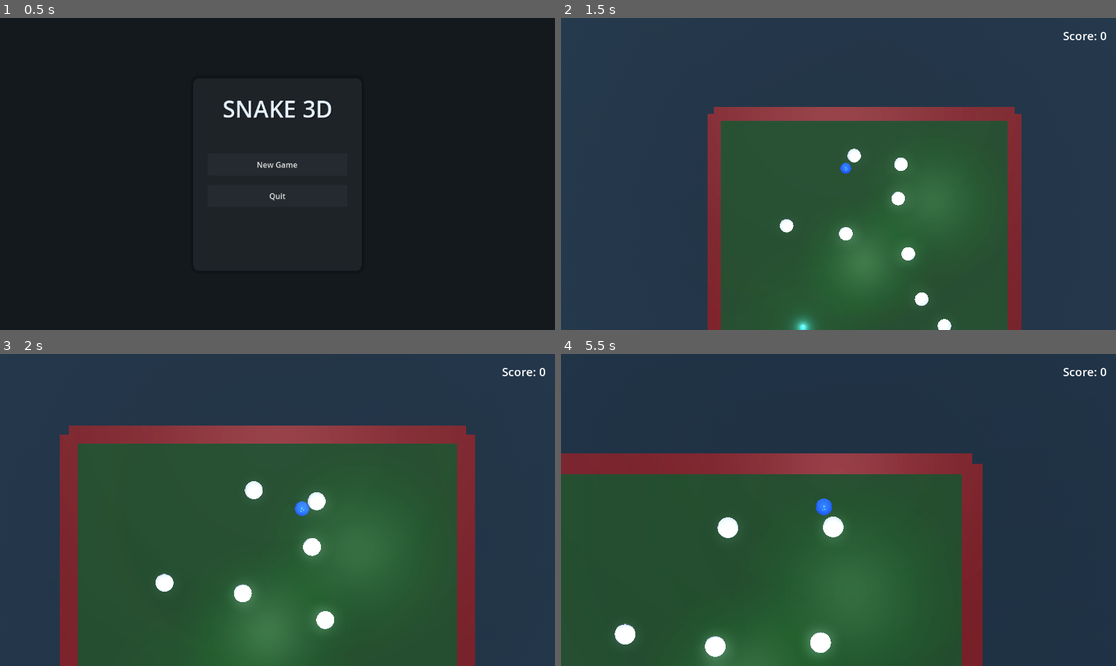
Above: before the commit, frames 1-4 (two rows, left to right).
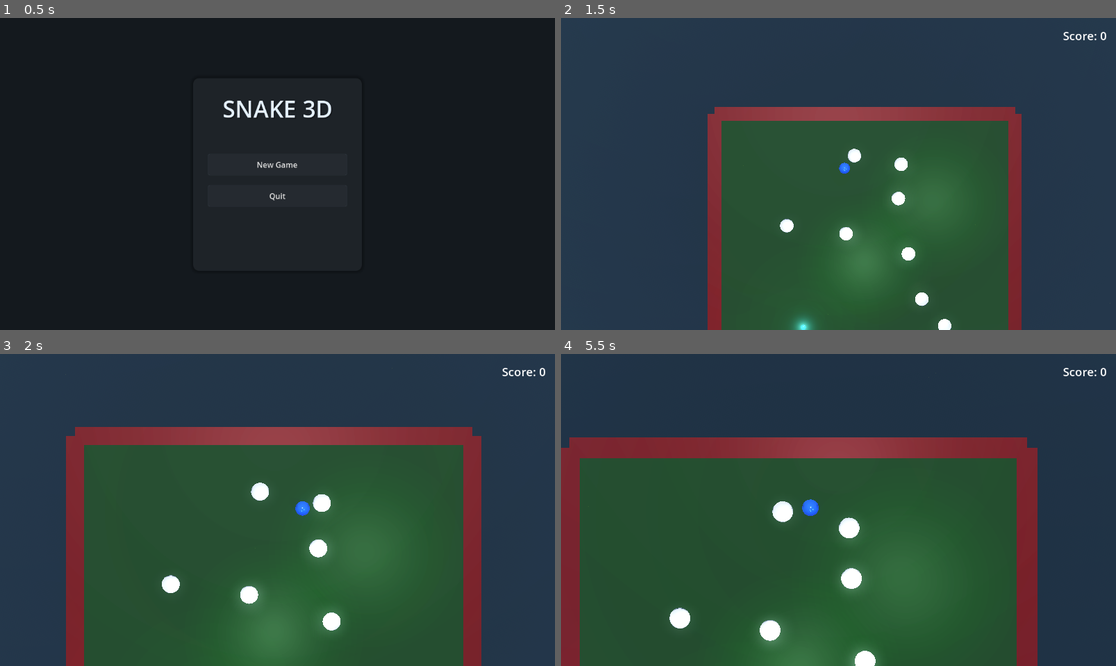
Above: after the commit, the same moments.

Repository: bluehexagons/snakeproject
Game: Godot game, scene res://scenes/main_menu.tscn
Same seed, same stepped clock (60 frames per second), same inputs: the game is played once before the commit and once after it.
Inputs:
- Up to frame 1 (0.5 s): no input
- Up to frame 2 (1.5 s): click "New Game" at 0.5 s; hold D (move_right) from 1.28 s (still down)
- Up to frame 3 (2 s): keep holding D (move_right)
- Up to frame 4 (5.5 s): release D (move_right) at 2.03 s; hold S (move_down) 2.03-2.78 s; hold D (move_right) 2.78-3.53 s; hold W (move_up) 3.53-4.28 s; hold A (move_left) from 4.28 s (still down)

Frame 1 is identical in both runs. In frame 2, 0.2% of the frame differs, in the area x 27-82%, y 28-100%; in frame 3, 4.8%; in frame 4, 22%, in the area x 0-86%, y 26-100%.

Commit message:
(w/AI) Move to impulse-based physics

Diff:
--- a/scripts/physics_constants.gd
+++ b/scripts/physics_constants.gd
@@ -1,22 +1,25 @@
 extends Node
 
-const GRAVITY = 20.0
+const GRAVITY = 20.0  # Remains the same as it's an acceleration
 const GROUND_LEVEL = 0.0
 const BOUNCE_DAMPENING = 0.5
 
-# Common physics constants
-const BASE_DRAG_COEFFICIENT = 0.6
-const MIN_SPEED_THRESHOLD = 0.1
-const MAX_SPEED = 40.0
+# Mass constants (in kg)
+const PLAYER_MASS = 0.5
+const ROCK_MASS = 8.0
+const SEGMENT_MASS = 1.0
 
-# Object-specific constants
-const PLAYER_DRAG = 0.8
-const ROCK_DRAG = 0.2
-const SEGMENT_DRAG = 0.4
+# Drag coefficients (adjusted for mass-based system)
+const BASE_DRAG_COEFFICIENT = 0.3
+const PLAYER_DRAG = 0.4
+const ROCK_DRAG = 0.1
+const SEGMENT_DRAG = 0.2
 
-const PLAYER_MAX_SPEED = 100.0
-const ROCK_MAX_SPEED = 30.0
-const SEGMENT_MAX_SPEED = 40.0
+# Speed limits (now in m/s)
+const PLAYER_MAX_SPEED = 30.0
+const ROCK_MAX_SPEED = 15.0
+const SEGMENT_MAX_SPEED = 20.0
+const MAX_SPEED = 30.0
 
 # Friction constants
 const BASE_STATIC_FRICTION = 0.02
@@ -38,3 +41,9 @@
 # Friction breakaway thresholds
 const STATIC_BREAKAWAY_THRESHOLD = 0.1
 const ROLLING_THRESHOLD = 0.5
+
+# Minimum speed thresholds (calculated based on mass and friction)
+const BASE_MIN_SPEED_THRESHOLD = 0.1
+const PLAYER_MIN_SPEED = BASE_MIN_SPEED_THRESHOLD * sqrt(PLAYER_MASS) * PLAYER_DYNAMIC_FRICTION
+const ROCK_MIN_SPEED = BASE_MIN_SPEED_THRESHOLD * sqrt(ROCK_MASS) * ROCK_DYNAMIC_FRICTION
+const SEGMENT_MIN_SPEED = BASE_MIN_SPEED_THRESHOLD * sqrt(SEGMENT_MASS) * SEGMENT_DYNAMIC_FRICTION
--- a/scripts/physics_object.gd
+++ b/scripts/physics_object.gd
@@ -33,157 +33,200 @@
 var rolling_friction: float = PhysicsConstants.BASE_ROLLING_FRICTION
 var is_static: bool = false
 
+# Add property for minimum speed
+var min_speed_threshold: float = PhysicsConstants.BASE_MIN_SPEED_THRESHOLD
+
+# Physics state
+var accumulated_force: Vector3 = Vector3.ZERO
+var accumulated_impulse: Vector3 = Vector3.ZERO
+
 func _ready():
-    if mesh_instance and current_material:
-        mesh_instance.mesh.surface_set_material(0, current_material)
-        base_emission = current_material.emission
-        current_emission = base_emission
-        current_emission_energy = base_emission_energy
-    physics_pos = global_position
-    visual_pos = global_position
-    if mesh_instance:
-        mesh_instance.global_position = global_position
+	if mesh_instance and current_material:
+		mesh_instance.mesh.surface_set_material(0, current_material)
+		base_emission = current_material.emission
+		current_emission = base_emission
+		current_emission_energy = base_emission_energy
+	physics_pos = global_position
+	visual_pos = global_position
+	if mesh_instance:
+		mesh_instance.global_position = global_position
+
+	# Set appropriate minimum speed threshold based on object type
+	if self is Player:
+		min_speed_threshold = PhysicsConstants.PLAYER_MIN_SPEED
+	elif self is Rock:
+		min_speed_threshold = PhysicsConstants.ROCK_MIN_SPEED
+	elif self is Segment:
+		min_speed_threshold = PhysicsConstants.SEGMENT_MIN_SPEED
+	else:
+		# Calculate default based on mass
+		min_speed_threshold = PhysicsConstants.BASE_MIN_SPEED_THRESHOLD * sqrt(mass) * dynamic_friction
 
 func _physics_process(delta):
-    apply_gravity(delta)
-    apply_drag(delta)
-    limit_speed()
-    physics_pos = global_position
-
-    # Update color
-    if current_material:
-        current_color = current_color.lerp(state_color, delta * color_change_speed)
-        apply_color(current_color, state_emission, state_emission_energy)
+	# Apply accumulated forces
+	if mass > 0:
+		velocity += accumulated_force * (delta / mass)
+
+	# Apply accumulated impulses
+	if mass > 0:
+		velocity += accumulated_impulse / mass
+
+	# Reset accumulators
+	accumulated_force = Vector3.ZERO
+	accumulated_impulse = Vector3.ZERO
+
+	apply_gravity(delta)
+	apply_drag(delta)
+	limit_speed()
+	physics_pos = global_position
+
+	# Update color
+	if current_material:
+		current_color = current_color.lerp(state_color, delta * color_change_speed)
+		apply_color(current_color, state_emission, state_emission_energy)
 
 func _process(_delta):
-    if mesh_instance:
-        var fraction = Engine.get_physics_interpolation_fraction()
-        visual_pos = physics_pos.lerp(global_position, fraction)
-        mesh_instance.global_position = visual_pos
+	if mesh_instance:
+		var fraction = Engine.get_physics_interpolation_fraction()
+		visual_pos = physics_pos.lerp(global_position, fraction)
+		mesh_instance.global_position = visual_pos
 
 func get_save_data() -> Dictionary:
-    return {
-        "position": {
-            "x": global_position.x,
-            "y": global_position.y,
-            "z": global_position.z
-        },
-        "physics_pos": {
-            "x": physics_pos.x,
-            "y": physics_pos.y,
-            "z": physics_pos.z
-        },
-        "visual_pos": {
-            "x": visual_pos.x,
-            "y": visual_pos.y,
-            "z": visual_pos.z
-        },
-        "velocity": {
-            "x": velocity.x,
-            "y": velocity.y,
-            "z": velocity.z
-        }
-    }
+	return {
+		"position": {
+			"x": global_position.x,
+			"y": global_position.y,
+			"z": global_position.z
+		},
+		"physics_pos": {
+			"x": physics_pos.x,
+			"y": physics_pos.y,
+			"z": physics_pos.z
+		},
+		"visual_pos": {
+			"x": visual_pos.x,
+			"y": visual_pos.y,
+			"z": visual_pos.z
+		},
+		"velocity": {
+			"x": velocity.x,
+			"y": velocity.y,
+			"z": velocity.z
+		}
+	}
 
 func restore_from_save_data(data: Dictionary) -> void:
-    if data.has("position"):
-        position = Vector3(
-            float(data.position.x),
-            float(data.position.y),
-            float(data.position.z)
-        )
-    if data.has("physics_pos"):
-        physics_pos = Vector3(
-            float(data.physics_pos.x),
-            float(data.physics_pos.y),
-            float(data.physics_pos.z)
-        )
-    if data.has("visual_pos"):
-        visual_pos = Vector3(
-            float(data.visual_pos.x),
-            float(data.visual_pos.y),
-            float(data.visual_pos.z)
-        )
-    if data.has("velocity"):
-        velocity = Vector3(
-            float(data.velocity.x),
-            float(data.velocity.y),
-            float(data.velocity.z)
-        )
+	if data.has("position"):
+		position = Vector3(
+			float(data.position.x),
+			float(data.position.y),
+			float(data.position.z)
+		)
+	if data.has("physics_pos"):
+		physics_pos = Vector3(
+			float(data.physics_pos.x),
+			float(data.physics_pos.y),
+			float(data.physics_pos.z)
+		)
+	if data.has("visual_pos"):
+		visual_pos = Vector3(
+			float(data.visual_pos.x),
+			float(data.visual_pos.y),
+			float(data.visual_pos.z)
+		)
+	if data.has("velocity"):
+		velocity = Vector3(
+			float(data.velocity.x),
+			float(data.velocity.y),
+			float(data.velocity.z)
+		)
 
 func apply_gravity(delta: float) -> void:
-    if position.y > PhysicsConstants.GROUND_LEVEL:
-        velocity.y -= PhysicsConstants.GRAVITY * delta
-    elif position.y < PhysicsConstants.GROUND_LEVEL:
-        position.y = PhysicsConstants.GROUND_LEVEL
-        if velocity.y < 0:
-            velocity.y = -velocity.y * PhysicsConstants.BOUNCE_DAMPENING
-            if abs(velocity.y) < 0.1:
-                velocity.y = 0
-
-func apply_drag(delta: float) -> void:
-    var speed_squared = velocity.length_squared()
-
-    if speed_squared < PhysicsConstants.MIN_SPEED_THRESHOLD * PhysicsConstants.MIN_SPEED_THRESHOLD:
-        # Object is nearly stopped - apply static friction
-        if speed_squared < PhysicsConstants.STATIC_BREAKAWAY_THRESHOLD:
-            velocity = Vector3.ZERO
-            is_static = true
-            return
-
-    # Object is moving - determine friction type
-    var friction = dynamic_friction
-    if speed_squared < PhysicsConstants.ROLLING_THRESHOLD:
-        friction = rolling_friction
-
-    # Apply friction and air drag
-    var total_drag = (friction + drag_coefficient)
-    velocity = velocity.lerp(Vector3.ZERO, total_drag * delta)
-    is_static = false
+	if position.y > PhysicsConstants.GROUND_LEVEL:
+		# Gravity is a force, but we can optimize by applying it directly as acceleration
+		velocity.y -= PhysicsConstants.GRAVITY * delta
+	elif position.y < PhysicsConstants.GROUND_LEVEL:
+		position.y = PhysicsConstants.GROUND_LEVEL
+		if velocity.y < 0:
+			# Convert impact to an impulse
+			var impulse = Vector3.UP * (-velocity.y * mass * (1.0 + PhysicsConstants.BOUNCE_DAMPENING))
+			apply_impulse(impulse)
+			if abs(velocity.y) < 0.1:
+				velocity.y = 0
+
+func apply_drag(_delta: float) -> void:
+	var speed_squared = velocity.length_squared()
+
+	if speed_squared < min_speed_threshold * min_speed_threshold:
+		if speed_squared < PhysicsConstants.STATIC_BREAKAWAY_THRESHOLD:
+			velocity = Vector3.ZERO
+			is_static = true
+			return
+
+	# Calculate drag force based on velocity squared
+	var drag_force = -velocity.normalized() * speed_squared * drag_coefficient
+	apply_force(drag_force)
+
+	# Apply friction as a force proportional to normal force
+	var friction_coefficient = dynamic_friction
+	if speed_squared < PhysicsConstants.ROLLING_THRESHOLD:
+		friction_coefficient = rolling_friction
+
+	var normal_force = mass * PhysicsConstants.GRAVITY
+	var friction_force = -velocity.normalized() * friction_coefficient * normal_force
+	apply_force(friction_force)
+
+	is_static = false
 
 func limit_speed() -> void:
-    if velocity.length_squared() > max_speed * max_speed:
-        velocity = velocity.normalized() * max_speed
+	if velocity.length_squared() > max_speed * max_speed:
+		velocity = velocity.normalized() * max_speed
 
 func handle_impact(force: float) -> void:
-    if !current_material or !mesh_instance:
-        return
-
-    var flash_intensity = clampf((force - IMPACT_MIN_FORCE) / (IMPACT_MAX_FORCE - IMPACT_MIN_FORCE), 0.0, 1.0)
-    if flash_intensity <= 0.0:
-        return
-
-    flash_intensity = 1.0 - (1.0 - flash_intensity) * 0.95 + flash_intensity
-
-    # Create flash material that respects current state colors
-    var flash_material = current_material.duplicate()
-    var flash_emission = state_emission if state_emission != Color.BLACK else current_material.emission
-    flash_material.albedo_color = current_color
-    flash_material.emission = flash_emission + Color(0.5, 0.5, 0.5, 1.0) * flash_intensity
-    flash_material.emission_energy_multiplier = state_emission_energy + flash_intensity * 2.0
-
-    mesh_instance.material_override = flash_material
-
-    var tween = create_tween()
-    tween.tween_property(flash_material, "emission", flash_emission, IMPACT_FLASH_DURATION).set_trans(Tween.TRANS_EXPO).set_ease(Tween.EASE_OUT)
-    tween.parallel().tween_property(flash_material, "emission_energy_multiplier",
-        state_emission_energy, IMPACT_FLASH_DURATION).set_trans(Tween.TRANS_EXPO).set_ease(Tween.EASE_OUT)
-    tween.tween_callback(func():
-        if is_instance_valid(mesh_instance):
-            mesh_instance.material_override = null
-    )
+	if !current_material or !mesh_instance:
+		return
+
+	var flash_intensity = clampf((force - IMPACT_MIN_FORCE) / (IMPACT_MAX_FORCE - IMPACT_MIN_FORCE), 0.0, 1.0)
+	if flash_intensity <= 0.0:
+		return
+
+	flash_intensity = 1.0 - (1.0 - flash_intensity) * 0.95 + flash_intensity
+
+	# Create flash material that respects current state colors
+	var flash_material = current_material.duplicate()
+	var flash_emission = state_emission if state_emission != Color.BLACK else current_material.emission
+	flash_material.albedo_color = current_color
+	flash_material.emission = flash_emission + Color(0.5, 0.5, 0.5, 1.0) * flash_intensity
+	flash_material.emission_energy_multiplier = state_emission_energy + flash_intensity * 2.0
+
+	mesh_instance.material_override = flash_material
+
+	var tween = create_tween()
+	tween.tween_property(flash_material, "emission", flash_emission, IMPACT_FLASH_DURATION).set_trans(Tween.TRANS_EXPO).set_ease(Tween.EASE_OUT)
+	tween.parallel().tween_property(flash_material, "emission_energy_multiplier",
+		state_emission_energy, IMPACT_FLASH_DURATION).set_trans(Tween.TRANS_EXPO).set_ease(Tween.EASE_OUT)
+	tween.tween_callback(func():
+		if is_instance_valid(mesh_instance):
+			mesh_instance.material_override = null
+	)
 
 func handle_collision(force: float) -> void:
-    is_static = false  # Break static friction on impact
-    handle_impact(force)
+	is_static = false  # Break static friction on impact
+	handle_impact(force)
 
 func apply_color(color: Color, emission: Color = Color.BLACK, emission_energy: float = -1.0) -> void:
-    if current_material:
-        current_material.albedo_color = color
-        current_material.emission = emission if emission != Color.BLACK else base_emission
-        current_material.emission_enabled = true
-        current_material.emission_energy_multiplier = emission_energy if emission_energy >= 0 else base_emission_energy
-        # Store current state
-        current_color = color
-        state_emission = emission
-        state_emission_energy = emission_energy if emission_energy >= 0 else base_emission_energy
+	if current_material:
+		current_material.albedo_color = color
+		current_material.emission = emission if emission != Color.BLACK else base_emission
+		current_material.emission_enabled = true
+		current_material.emission_energy_multiplier = emission_energy if emission_energy >= 0 else base_emission_energy
+		# Store current state
+		current_color = color
+		state_emission = emission
+		state_emission_energy = emission_energy if emission_energy >= 0 else base_emission_energy
+
+func apply_force(force: Vector3) -> void:
+	accumulated_force += force
+
+func apply_impulse(impulse: Vector3) -> void:
+	accumulated_impulse += impulse
--- a/scripts/segment.gd
+++ b/scripts/segment.gd
@@ -144,8 +144,7 @@
 	# Calculate spring force with spawn reduction
 	var spring_multiplier = lerp(INITIAL_SPRING_REDUCTION, 1.0, 1.0 - (spawn_timer / 0.5))
 	var current_stiffness = SPRING_STIFFNESS * spring_multiplier
-	var spring_force = Vector3.ZERO
-	var damping_force = Vector3.ZERO
+
 	var collision_handler = get_node("/root/CollisionHandler")
 
 	if is_instance_valid(target):
@@ -157,7 +156,6 @@
 		var current_distance = to_target.length()
 
 		if current_distance > 0:
-			# Calculate forces but only apply if not in recovery or gradually during recovery
 			var target_direction = to_target.normalized()
 			var desired_pos = target.global_position - target_direction * adjusted_distance
 			var to_desired = desired_pos - global_position
@@ -165,67 +163,53 @@
 			# Store the magnitude of force for break detection
 			last_force = (to_desired * current_stiffness).length()
 
-			 # Only break if we're colliding AND force is high enough
 			if has_collision and last_force > COLLISION_BREAK_FORCE:
 				if not is_recovering:
 					recovery_timer = 0.0
-					# Add velocity along collision normal instead of toward target
-					velocity += last_collision_normal * 50.0
-					velocity += Vector3.UP * last_collision_normal.length()
+					# Apply break impulse
+					apply_impulse(last_collision_normal * 50.0 * mass)
+					apply_impulse(Vector3.UP * last_collision_normal.length() * mass)
 				is_recovering = true
-
-				# Add some velocity opposite the direction we were being pulled
 			else:
-				# Calculate normal spring forces
+				# Calculate mass-based spring forces
 				var force_multiplier = 1.0
 				if is_recovering:
-					# Gradually restore targeting force
 					force_multiplier = ease(recovery_timer / RECOVERY_DURATION, RECOVERY_EASE_POWER)
 
-				spring_force = to_desired * current_stiffness * force_multiplier * delta
-				damping_force = -velocity * SPRING_DAMPING * delta
-
-				 # Get nearby bodies for cluster detection
+				var spring_force = to_desired * current_stiffness * force_multiplier
+				var damping_force = -velocity * SPRING_DAMPING
+
+				# Get nearby bodies for cluster detection
 				var nearby = collision_handler.get_nearby_bodies(global_position)
-				var nearby_count = nearby.size()
-
-				# Calculate cluster factor
-				var cluster_factor = clamp(float(nearby_count) / MAX_NEARBY_SEGMENTS, 0.0, 1.0)
-
-				# Reduce spring forces in crowded areas
+				var cluster_factor = clamp(float(nearby.size()) / MAX_NEARBY_SEGMENTS, 0.0, 1.0)
+
+				# Apply forces with proper mass calculations
 				spring_force *= (1.0 - cluster_factor * CLUSTER_FORCE_REDUCTION)
 				damping_force *= (1.0 - cluster_factor * CLUSTER_FORCE_REDUCTION * 0.5)
 
-				# Apply forces
-				velocity += spring_force + damping_force
-
-				# Only apply pull forces if not recovering
+				apply_force(spring_force)
+				apply_force(damping_force)
+
 				if !is_recovering and current_distance > PULL_START_DISTANCE:
 					var pull_factor = clamp(
 						(current_distance - PULL_START_DISTANCE) / (PULL_MAX_DISTANCE - PULL_START_DISTANCE),
 						0.0, 1.0
-					)
-					var pull_strength = PULL_FORCE * pull_factor * delta
-
-					 # Reduce pull force when targeting player
+						)
+
+					# Calculate pull force based on masses
+					var base_pull_force = PULL_FORCE * pull_factor
 					if target.is_in_group("player"):
-						pull_strength *= PLAYER_PULL_REDUCTION
-
-					# Apply opposite forces to both objects
-					var pull_force = target_direction * pull_strength
-					velocity += pull_force  # Pull this segment toward target
-					if target is PhysicsObject:  # Only apply force if target can receive it
-						target.velocity -= pull_force * (1.0 if not target.is_in_group("player") else PLAYER_PULL_REDUCTION) / pow(current_distance, 2.0)
-
-						# Match velocities to reduce oscillation
-						var match_strength = PULL_VELOCITY_MATCH * pull_factor * delta
+						base_pull_force *= PLAYER_PULL_REDUCTION
+
+					var pull_force = target_direction * base_pull_force
+					apply_force(pull_force)
+
+					if target is PhysicsObject:
+						var target_mass_ratio = target.mass / (mass + target.mass)
+						var opposite_force = -pull_force * target_mass_ratio
 						if target.is_in_group("player"):
-							# When targeting player, match player's velocity more strongly
-							velocity = velocity.lerp(target.velocity, match_strength * 1.5)
-						else:
-							var avg_velocity = (velocity + target.velocity) * 0.5
-							velocity = velocity.lerp(avg_velocity, match_strength)
-							target.velocity = target.velocity.lerp(avg_velocity, match_strength)
+							opposite_force *= PLAYER_PULL_REDUCTION
+						target.apply_force(opposite_force)
 
 	has_collision = false  # Reset collision flag
 	var collision = move_and_collide(velocity * delta)
